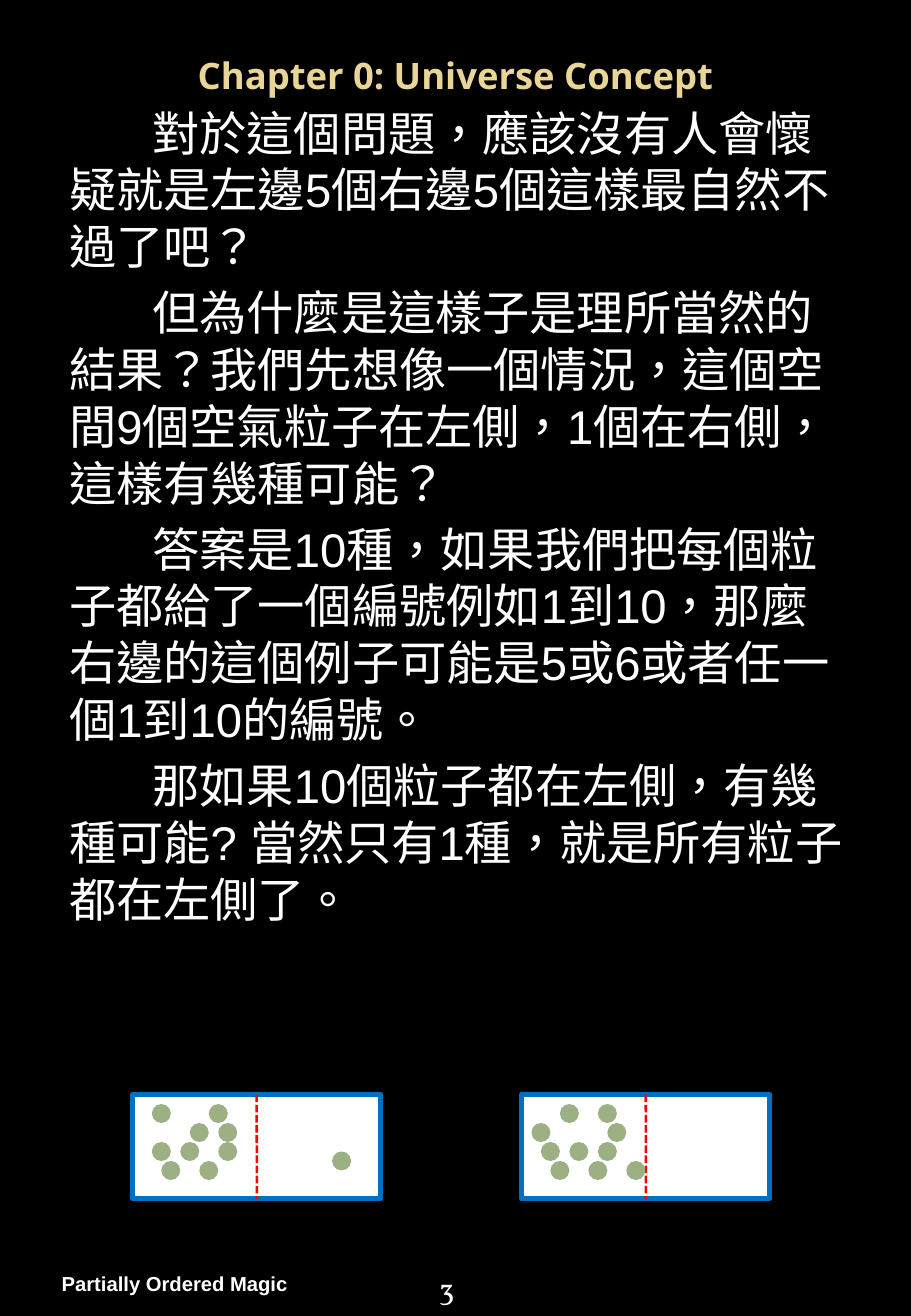
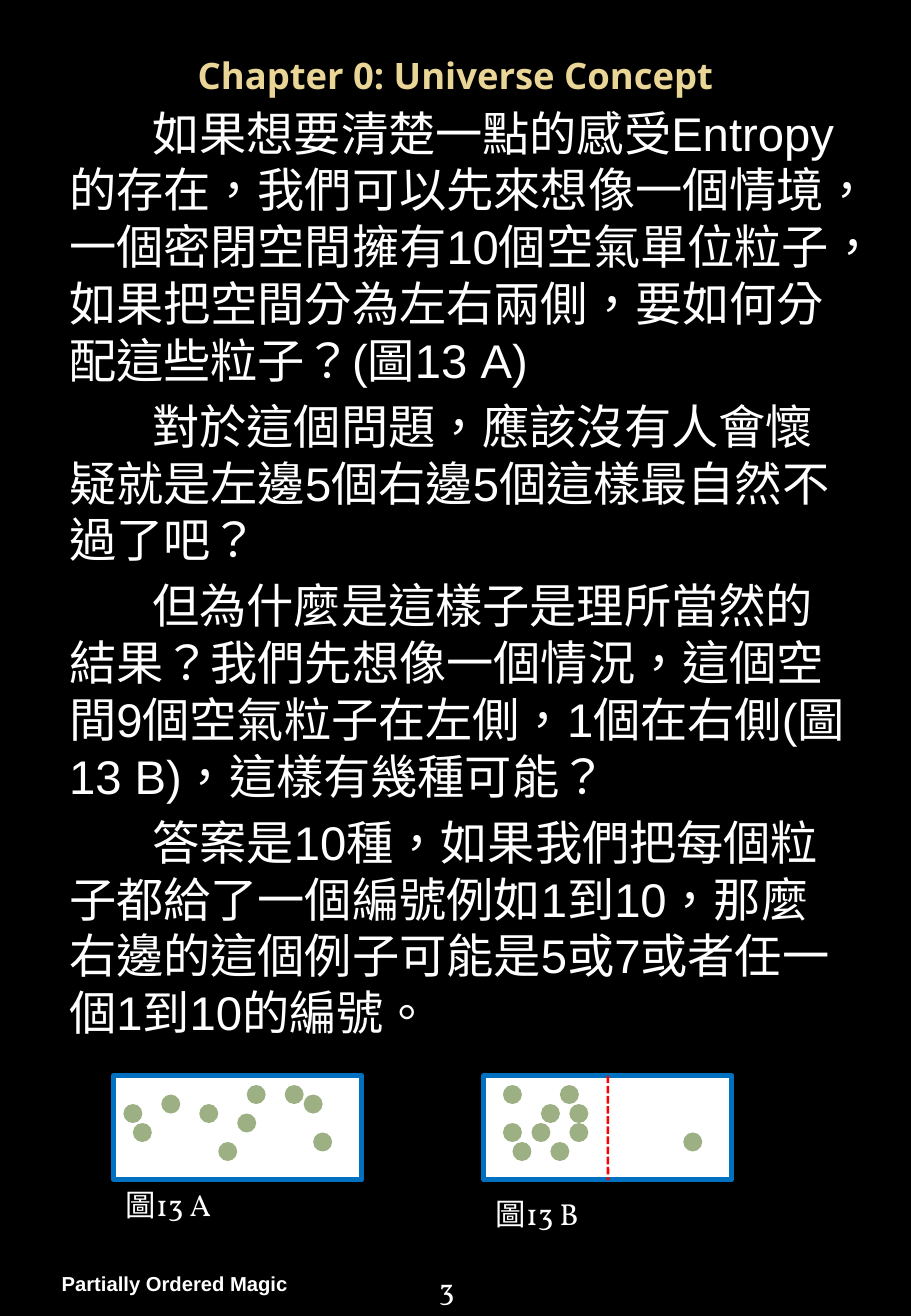
Before and after one commit to PartiallyOrderedMagic/PartiallyOrderedMagic.github.io, a slide deck: slide 4 of MyGame/Partially Ordered Magic Handbook.pptx. Drawn at 911x1316 pixels with LibreOffice and Linux fonts; fonts in the diff are those of the drawing; background and template pictures are left out. Boxes give left, top, right and bottom in pixels: in the first picture for what was removed or moved away, otherwise in the second. Text is boxed around its words. In the diff, an @@ line names an element or a change of style, - is before the commit and + after.

```diff
--- a/MyGame/Partially Ordered Magic Handbook.pptx
+++ b/MyGame/Partially Ordered Magic Handbook.pptx
@@ text at (x1=69, y1=111, x2=876, y2=388): paragraph added @@
+如果想要清楚一點的感受Entropy的存在，我們可以先來想像一個情境，一個密閉空間擁有10個空氣單位粒子，如果把空間分為左右兩側，要如何分配這些粒子？(圖13 A)
@@ text at (x1=69, y1=583, x2=845, y2=1034): text changed @@
-但為什麼是這樣子是理所當然的結果？我們先想像一個情況，這個空間9個空氣粒子在左側，1個在右側，這樣有幾種可能？
-答案是10種，如果我們把每個粒子都給了一個編號例如1到10，那麼右邊的這個例子可能是5或6或者任一個1到10的編號。
-那如果10個粒子都在左側，有幾種可能? 當然只有1種，就是所有粒子都在左側了。
+但為什麼是這樣子是理所當然的結果？我們先想像一個情況，這個空間9個空氣粒子在左側，1個在右側(圖13 B)，這樣有幾種可能？
+答案是10種，如果我們把每個粒子都給了一個編號例如1到10，那麼右邊的這個例子可能是5或7或者任一個1到10的編號。
@@ 1 ellipse, 1 rectangle, 1 line moved together from (x1=522, y1=1094, x2=770, y2=1199) to (x1=483, y1=1075, x2=731, y2=1179) @@
@@ ellipse moved from (x1=162, y1=1161, x2=181, y2=1181) to (x1=124, y1=1104, x2=143, y2=1124) @@
@@ ellipse moved from (x1=152, y1=1104, x2=171, y2=1124) to (x1=162, y1=1094, x2=181, y2=1114) @@
@@ ellipse moved from (x1=209, y1=1104, x2=228, y2=1124) to (x1=199, y1=1104, x2=219, y2=1124) @@
@@ ellipse moved from (x1=189, y1=1122, x2=209, y2=1142) to (x1=247, y1=1085, x2=266, y2=1104) @@
@@ line removed from (256, 1094) to (258, 1199) @@
@@ ellipse moved from (x1=199, y1=1161, x2=219, y2=1181) to (x1=284, y1=1085, x2=304, y2=1104) @@
@@ ellipse moved from (x1=180, y1=1142, x2=199, y2=1161) to (x1=304, y1=1094, x2=323, y2=1114) @@
@@ ellipse moved from (x1=588, y1=1161, x2=607, y2=1181) to (x1=503, y1=1085, x2=522, y2=1104) @@
@@ ellipse moved from (x1=550, y1=1161, x2=570, y2=1181) to (x1=541, y1=1104, x2=560, y2=1124) @@
@@ ellipse moved from (x1=560, y1=1104, x2=579, y2=1124) to (x1=570, y1=1104, x2=589, y2=1124) @@
@@ 2 ellipses, 1 rectangle moved together from (x1=132, y1=1094, x2=380, y2=1199) to (x1=114, y1=1075, x2=362, y2=1179) @@
@@ ellipse moved from (x1=219, y1=1122, x2=238, y2=1142) to (x1=237, y1=1114, x2=256, y2=1133) @@
@@ ellipse moved from (x1=607, y1=1122, x2=627, y2=1142) to (x1=503, y1=1122, x2=522, y2=1142) @@
@@ ellipse moved from (x1=570, y1=1142, x2=589, y2=1161) to (x1=570, y1=1122, x2=589, y2=1142) @@
@@ ellipse moved from (x1=627, y1=1161, x2=646, y2=1181) to (x1=684, y1=1132, x2=703, y2=1152) @@
@@ ellipse moved from (x1=598, y1=1142, x2=617, y2=1161) to (x1=513, y1=1142, x2=532, y2=1161) @@
@@ ellipse moved from (x1=541, y1=1142, x2=560, y2=1161) to (x1=550, y1=1142, x2=570, y2=1161) @@
@@ text added at (x1=126, y1=1191, x2=211, y2=1222), 18 pt, text #FFFFFF @@
+圖13 A
@@ text added at (x1=496, y1=1200, x2=579, y2=1231), 18 pt, text #FFFFFF @@
+圖13 B
```
Also in this commit, not shown: 24 other slides changed, 2 slides added.
